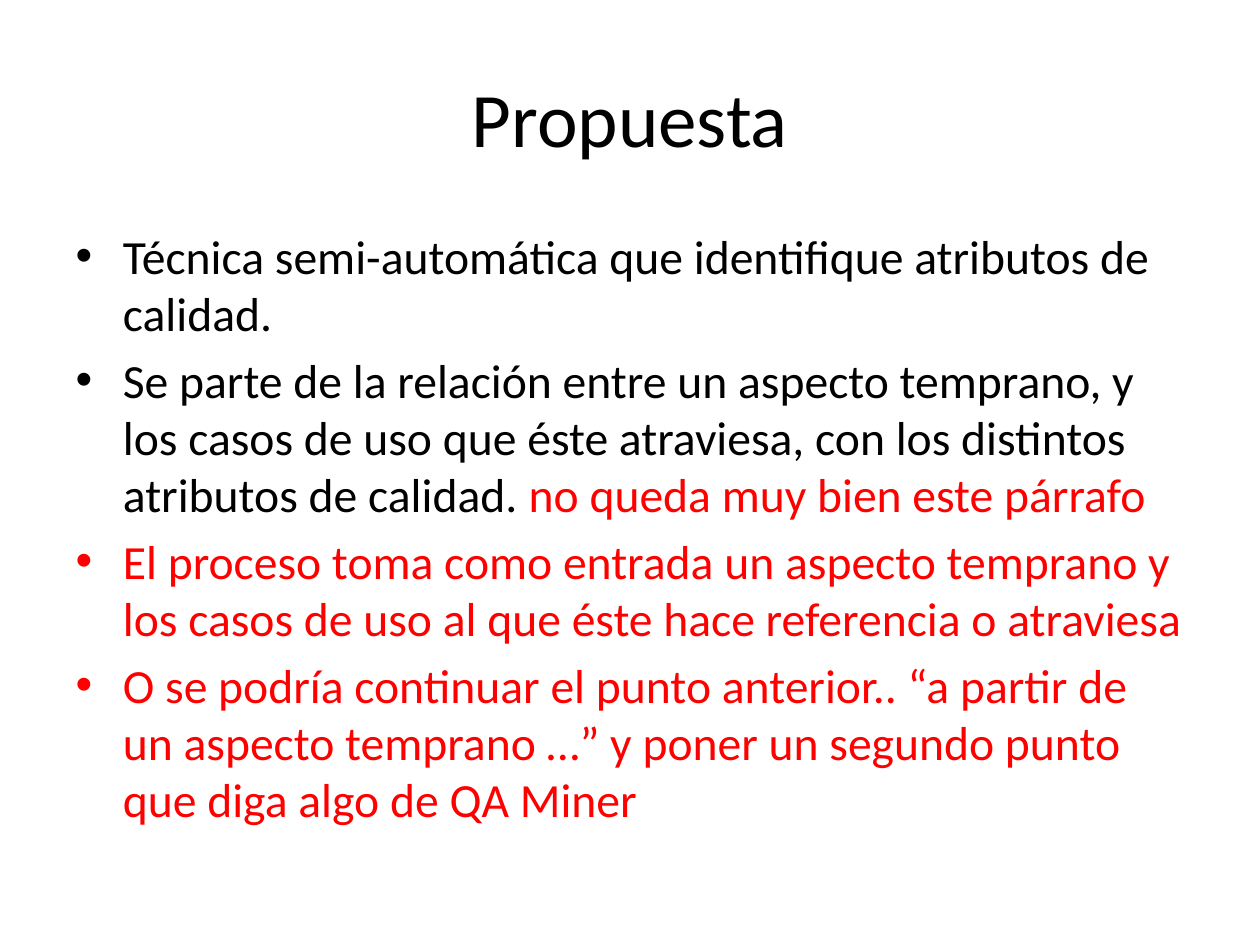
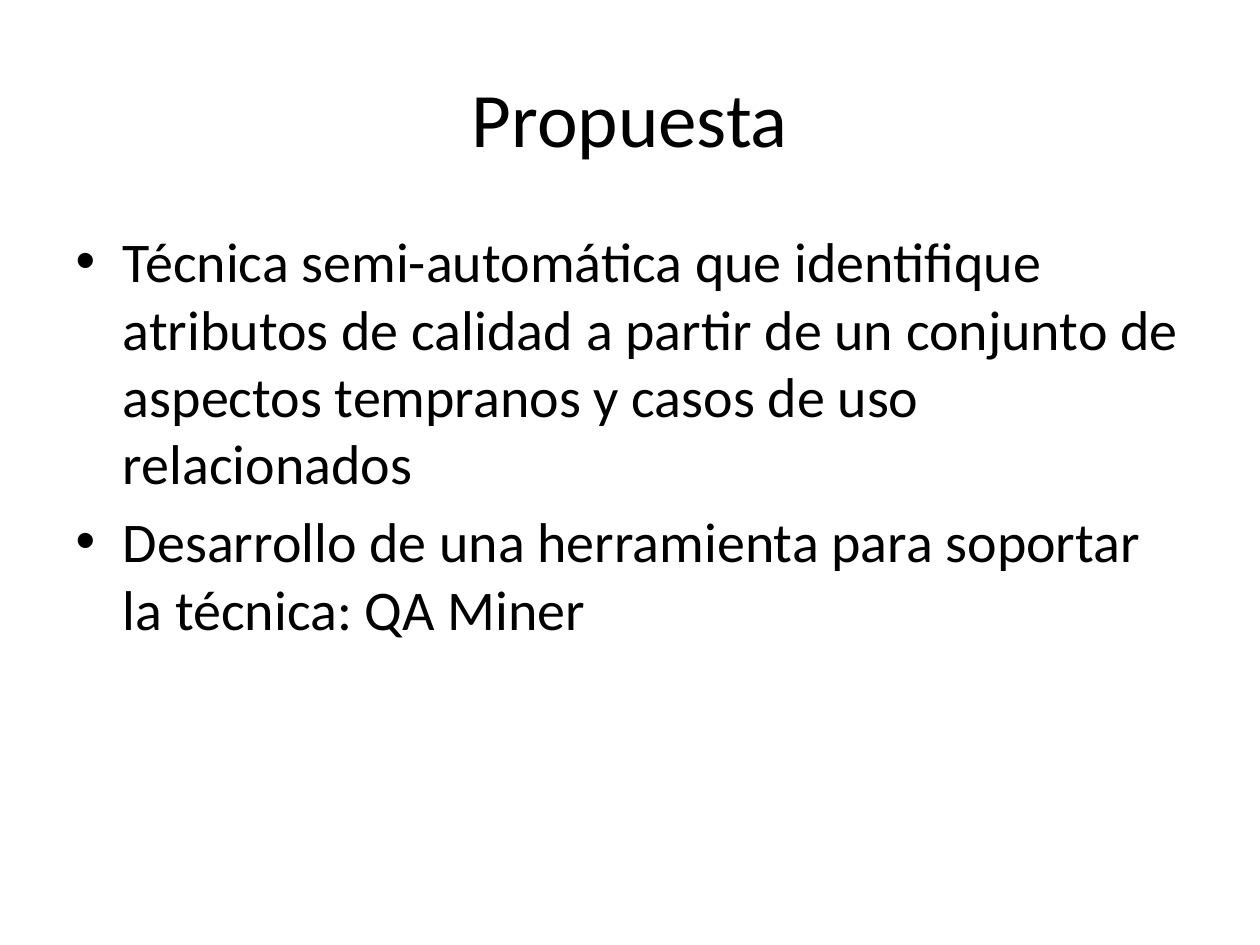
Before and after one commit to alejandrorago/qatesis2, a slide deck: slide 8 of Capitulos Finales/filiminasPeladas.pptx. Drawn at 1260x945 pixels with LibreOffice and Linux fonts; fonts in the diff are those of the drawing. Boxes give left, top, right and bottom in pixels: in the first picture for what was removed or moved away, otherwise in the second. Text is boxed around its words. In the diff, an @@ line names an element or a change of style, - is before the commit and + after.

```diff
--- a/Capitulos Finales/filiminasPeladas.pptx
+++ b/Capitulos Finales/filiminasPeladas.pptx
@@ text at [123,243,1177,638]: text changed; size 27.2 to 32 pt; text colour #FF0000 to #000000 @@
-• Técnica semi-automática que identifique atributos de calidad.
-• Se parte de la relación entre un aspecto temprano, y los casos de uso que éste atraviesa, con los distintos atributos de calidad. no queda muy bien este párrafo
-• El proceso toma como entrada un aspecto temprano y los casos de uso al que éste hace referencia o atraviesa
-• O se podría continuar el punto anterior.. “a partir de un aspecto temprano …” y poner un segundo punto que diga algo de QA Miner
+• Técnica semi-automática que identifique atributos de calidad a partir de un conjunto de aspectos tempranos y casos de uso relacionados
+• Desarrollo de una herramienta para soportar la técnica: QA Miner
```
Also in this commit, not shown: 8 other slides changed, 3 slides added, 1 slide removed.
